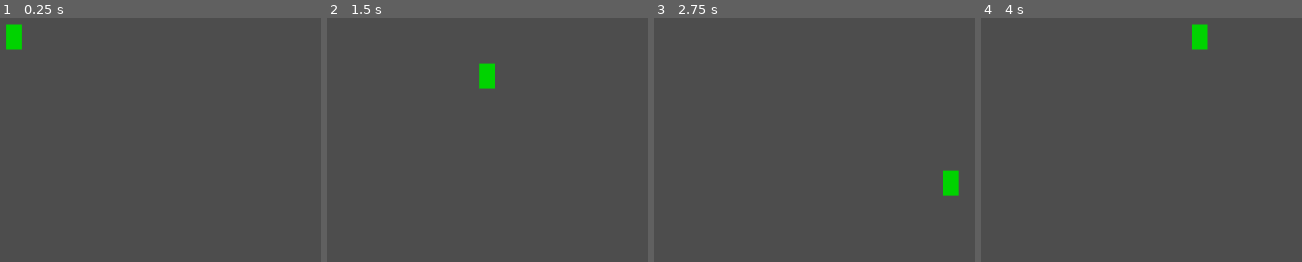
Above: before the commit, frames 1-4 (left to right).
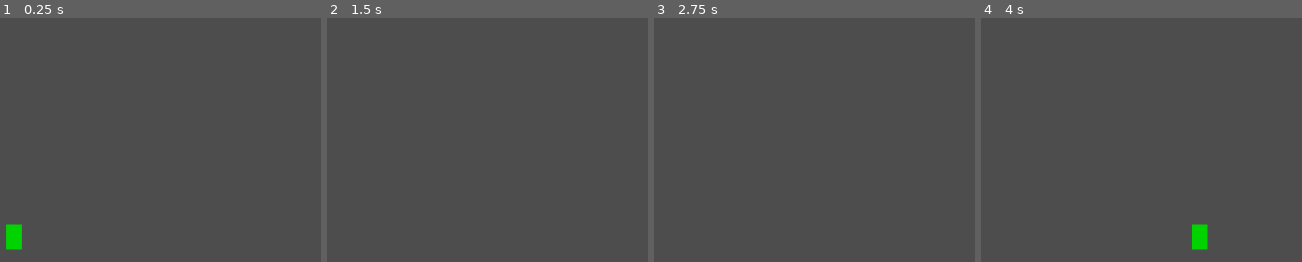
Above: after the commit, the same moments.

Repository: AndrewJDGalga/godot-simpleshooter
Game: Godot game, scene res://lv/test_space.tscn
Same seed, same stepped clock (60 frames per second), same inputs: the game is played once before the commit and once after it. The project has no main scene, so this scene is started directly.
Inputs:
- Up to frame 1 (0.25 s): no input
- Up to frame 2 (1.5 s): tap Enter at 0.5 s; hold D (right) 0.53-1.28 s; hold Space (fire_laser) 0.53-1.28 s; tap Ctrl (fire_missile) at 0.8, 1.35 s; hold Down (down) from 1.28 s (still down)
- Up to frame 3 (2.75 s): tap Space (fire_laser) at 1.55 s; release Down (down) at 2.03 s; hold D (right) from 2.03 s (still down); hold Space (fire_laser) from 2.03 s (still down); tap Ctrl (fire_missile) at 2.3 s
- Up to frame 4 (4 s): release D (right) at 2.78 s; release Space (fire_laser) at 2.78 s; hold W (up) 2.78-3.53 s; tap Ctrl (fire_missile) at 2.85, 3.8 s; tap Space (fire_laser) at 3.05 s; hold A (left) from 3.53 s (still down); hold Space (fire_laser) from 3.53 s (still down)

The runs differ from the first frame. In frame 1, 1.1% of the frame differs, in the area x 1-7%, y 2-96%; in frame 2, 0.5%; in frame 3, 0.5%; in frame 4, 1.1%.

Commit message:
Input ifstatements for laser and missile + modified camera pos for space.

Diff:
--- a/entity/entityScripts/player_space.gd
+++ b/entity/entityScripts/player_space.gd
@@ -6,3 +6,9 @@
 	Input.get_action_strength("up"))
 	velocity = move_speed * dir * delta
 	move_and_collide(velocity)
+
+	if Input.is_action_pressed("fire_laser"):
+		pass
+
+	if Input.is_action_just_pressed("fire_missile"):
+		pass
--- a/entity/player_base.tscn
+++ b/entity/player_base.tscn
@@ -16,3 +16,5 @@
 offset_right = 10.0
 offset_bottom = 16.0
 color = Color(0, 0.827451, 0, 1)
+
+[node name="RayCast2D" type="RayCast2D" parent="."]
--- a/lv/test_space.tscn
+++ b/lv/test_space.tscn
@@ -5,6 +5,6 @@
 [node name="TestSpace" type="Node2D"]
 
 [node name="player_space" parent="." instance=ExtResource("1_gugsu")]
-move_speed = 250.0
 
 [node name="Camera2D" type="Camera2D" parent="."]
+position = Vector2(0, -256)
